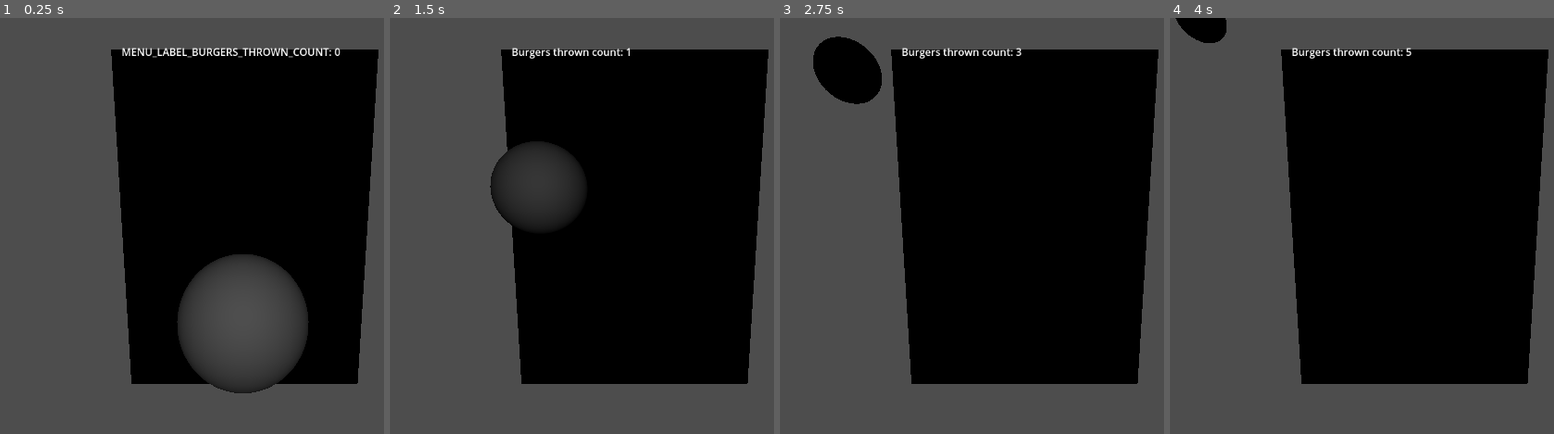
Above: before the commit, frames 1-4 (left to right).
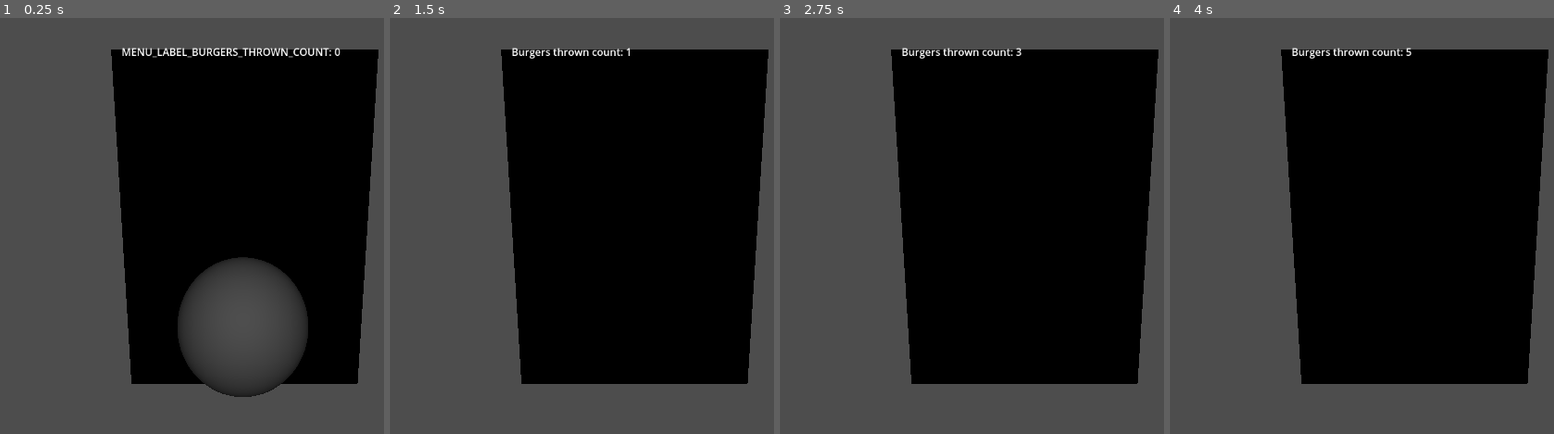
Above: after the commit, the same moments.

Repository: mlm-games/burgers-bang
Game: Godot game, scene res://gameplay.tscn
Two runs of this game, one before a commit and one after it. Both use one fixed random seed, a clock stepped at 60 frames per second and the inputs below.
Inputs (mouse positions are in pixels of both pictures, inside the frame that each line leads up to):
- Up to frame 1 (0.25 s): no input
- Up to frame 2 (1.5 s): tap Enter at 0.5 s; move the mouse to (outside the picture) at 0.52 s; click (outside the picture) at 0.67 s; move the mouse to (486, 246) at 1.27 s; click (486, 246) at 1.42 s
- Up to frame 3 (2.75 s): tap Space at 2 s; move the mouse to (1098, 134) at 2.02 s; click (1098, 134) at 2.17 s
- Up to frame 4 (4 s): tap Enter at 2.75 s; move the mouse to (1377, 309) at 2.77 s; click (1377, 309) at 2.92 s; tap Space at 3.5 s; move the mouse to (outside the picture) at 3.52 s; click (outside the picture) at 3.67 s

The runs differ from the first frame. In frame 1, 0.6% of the frame differs, in the area x 46-81%, y 56-92%; in frame 2, 3.9%, in the area x 26-51%, y 29-51%; in frame 3, 2.2%; in frame 4, 0.6%.

Commit message:
add a temp reacton for swiping

Diff:
--- a/burger.gd
+++ b/burger.gd
@@ -1 +1 @@
-class_name Burger extends MeshInstance3D
+class_name Burger extends RigidBody3D
--- a/burger.tscn
+++ b/burger.tscn
@@ -1,6 +1,13 @@
-[gd_scene load_steps=2 format=3 uid="uid://cns07x2ciq2dr"]
+[gd_scene load_steps=3 format=3 uid="uid://cns07x2ciq2dr"]
 
-[sub_resource type="SphereMesh" id="SphereMesh_kbk8u"]
+[sub_resource type="SphereShape3D" id="SphereShape3D_s1mr0"]
 
-[node name="Burger" type="MeshInstance3D"]
-mesh = SubResource("SphereMesh_kbk8u")
+[sub_resource type="SphereMesh" id="SphereMesh_nkn5y"]
+
+[node name="Burger" type="RigidBody3D" groups=["Burgers"]]
+
+[node name="CollisionShape3D" type="CollisionShape3D" parent="."]
+shape = SubResource("SphereShape3D_s1mr0")
+
+[node name="MeshInstance3D" type="MeshInstance3D" parent="."]
+mesh = SubResource("SphereMesh_nkn5y")
--- a/gameplay.gd
+++ b/gameplay.gd
@@ -1,7 +1,8 @@
 extends Node3D
 
+
 var charging_throw: bool = false
-var throw_power : float = 0
+var throw_power : float = 1
 var burgers_thrown_count : int = 0
 
 @onready var current_burger: Burger = $InitialBurger
@@ -28,7 +29,7 @@
 			#current_burger.look_at((dir_ray.position - current_burger.global_transform.origin).normalized(), Vector3.UP)
 
 func throw_burger() -> void:
-	current_burger.global_transform.origin += Vector3.ONE #HACK: test
+	current_burger.apply_central_impulse(current_burger.global_transform.basis.z * throw_power)
 	#TODO: set burger collision layer.
 	burgers_thrown_count += 1
 	%BurgersThrownCountLabel.text = tr("Burgers thrown count: ") + str(burgers_thrown_count)
--- a/gameplay.tscn
+++ b/gameplay.tscn
@@ -10,6 +10,8 @@
 script = ExtResource("1_oe8ih")
 
 [node name="InitialBurger" parent="." instance=ExtResource("1_n4psk")]
+mass = 0.25
+gravity_scale = 0.1
 script = ExtResource("2_ej4tk")
 
 [node name="Wall with the mouth?" type="MeshInstance3D" parent="."]
--- /dev/null
+++ b/mouth.gd
@@ -0,0 +1,16 @@
+class_name Mouth extends Area3D
+
+const MOVE_DIR = [Vector3.DOWN, Vector3.LEFT, Vector3.UP, Vector3.RIGHT]
+
+@export var occasional_move_speed: float
+@export var move_max_distance: float
+
+@onready var mov_dir : Vector3 = MOVE_DIR.pick_random()
+
+@onready var init_pos := global_position
+
+func _process(delta: float) -> void:
+	mov_dir = lerp(mov_dir, MOVE_DIR.pick_random(), delta)
+
+	#var offset = move_direction * sin(Time.get_ticks_msec() / 1000.0 * move_speed) * move_distance
+	#global_position = initial_position + offset
--- /dev/null
+++ b/mouth.tscn
@@ -0,0 +1,16 @@
+[gd_scene load_steps=4 format=3 uid="uid://6yijrlcywfqj"]
+
+[ext_resource type="Script" uid="uid://bamkjcwt6ycm" path="res://mouth.gd" id="1_hqyff"]
+
+[sub_resource type="BoxShape3D" id="BoxShape3D_rm3cv"]
+
+[sub_resource type="BoxMesh" id="BoxMesh_yuly8"]
+
+[node name="Mouth" type="Area3D"]
+script = ExtResource("1_hqyff")
+
+[node name="CollisionShape3D" type="CollisionShape3D" parent="."]
+shape = SubResource("BoxShape3D_rm3cv")
+
+[node name="MeshInstance3D" type="MeshInstance3D" parent="."]
+mesh = SubResource("BoxMesh_yuly8")
--- a/project.godot
+++ b/project.godot
@@ -18,3 +18,7 @@
 [editor_plugins]
 
 enabled=PackedStringArray("res://addons/ridiculous_coding/plugin.cfg")
+
+[global_group]
+
+Burgers=""
Not shown, added: mouth.gd.uid
